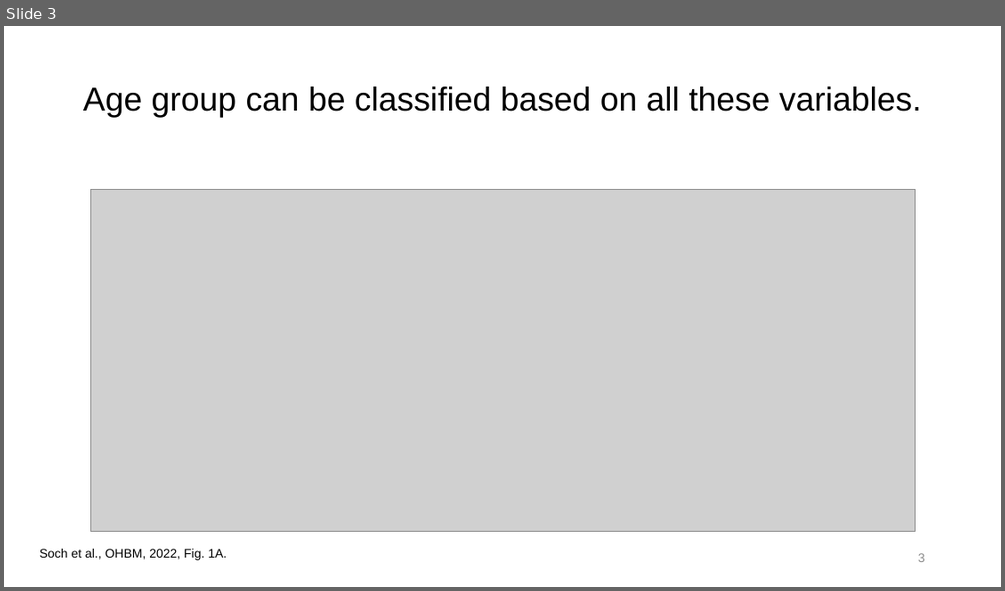
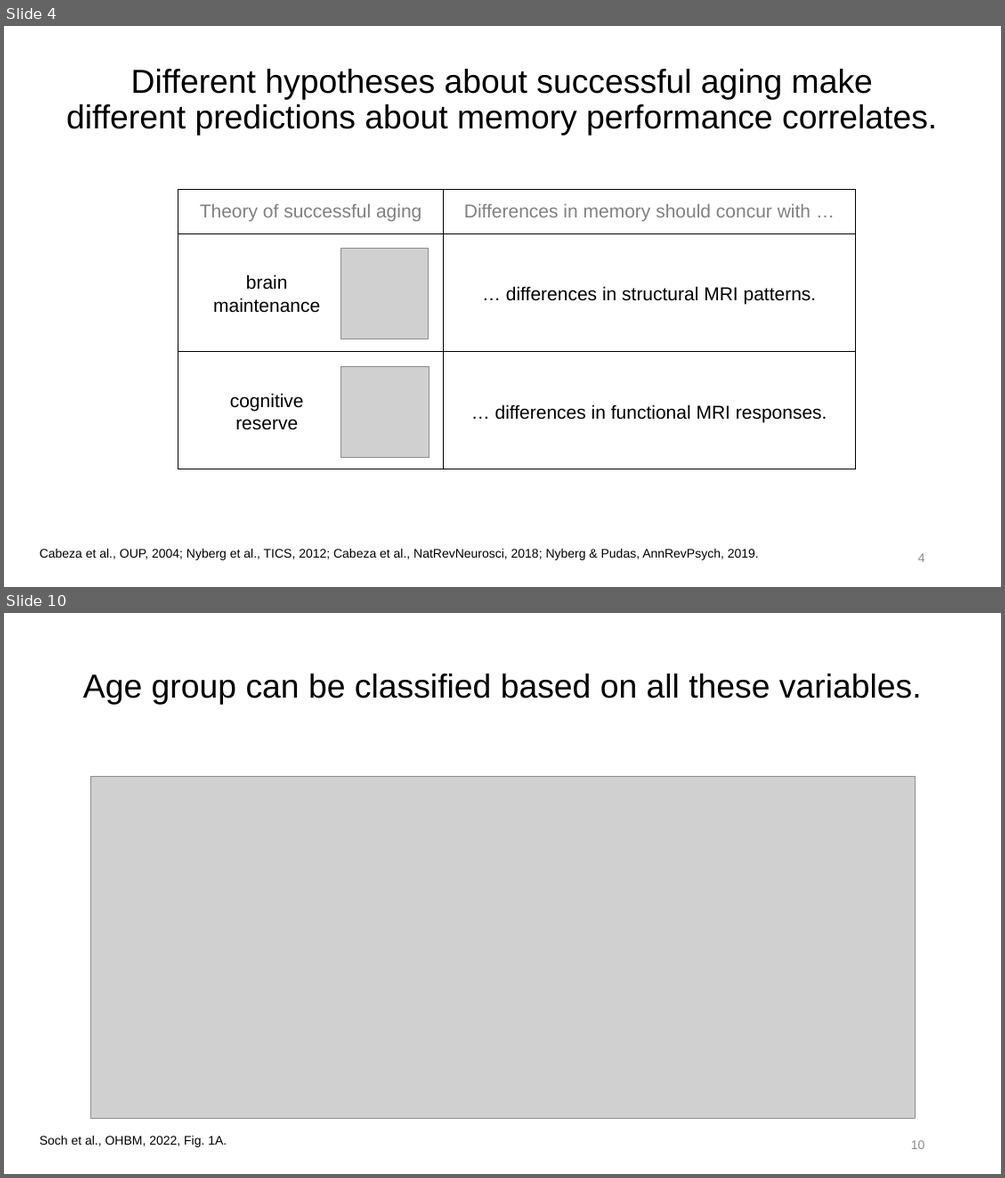
Before and after one commit to JoramSoch/OHBM_2022, a slide deck: Talks/OHBM_2022_Talk_B_FADE.pptx. Shown one above the other, each under a label of ours: slide 3 before the commit, slides 4 and 10 after it; the slides between them are not shown. The pictures are 1005x591 and 1005x1178 pixels, drawn with LibreOffice and Linux fonts; fonts in the diff are those of the drawing; grey boxes stand for pictures. Boxes give left, top, right and bottom in pixels: in the first picture for what was removed or moved away, otherwise in the second. Text is boxed around its words. In the diff, an @@ line names an element or a change of style, - is before the commit and + after.

```diff
--- a/Talks/OHBM_2022_Talk_B_FADE.pptx
+++ b/Talks/OHBM_2022_Talk_B_FADE.pptx
@@ slide 4 added at (4, 26, 1001, 587), background #FFFFFF @@
@@ title added at (66, 69, 937, 135), 32 pt, text #000000 @@
+Different hypotheses about successful aging make
+different predictions about memory performance correlates.
@@ table added at (178, 190, 855, 469), 3 rows, 2 columns @@
+Theory of successful aging | Differences in memory should concur with …
+ | 
+ | 
@@ picture added at (341, 248, 429, 339) @@
@@ text added at (213, 274, 320, 313), 18 pt, text #000000 @@
+brain maintenance
@@ text added at (506, 286, 817, 305), 18 pt, text #000000 @@
+… differences in structural MRI patterns.
@@ picture added at (341, 366, 429, 458) @@
@@ rectangle added at (447, 359, 850, 465), fill #FFFFFF, 18 pt, text #000000 @@
+… differences in functional MRI responses.
@@ text added at (230, 393, 304, 430), 18 pt, text #000000 @@
+cognitive
+reserve
@@ text added at (40, 548, 759, 560), 12 pt, text #000000 @@
+Cabeza et al., OUP, 2004; Nyberg et al., TICS, 2012; Cabeza et al., NatRevNeurosci, 2018; Nyberg & Pudas, AnnRevPsych, 2019.
@@ page number added at (918, 553, 925, 562), 12 pt, text #8C8C8C @@
+4
@@ what was slide 3 is now slide 10 @@
@@ page number at (911, 1140, 925, 1149): text changed @@
-3
+10
```
Also in this commit, not shown: 3 slides changed, 10 other slides added, 1 slide removed, 2 other files.
